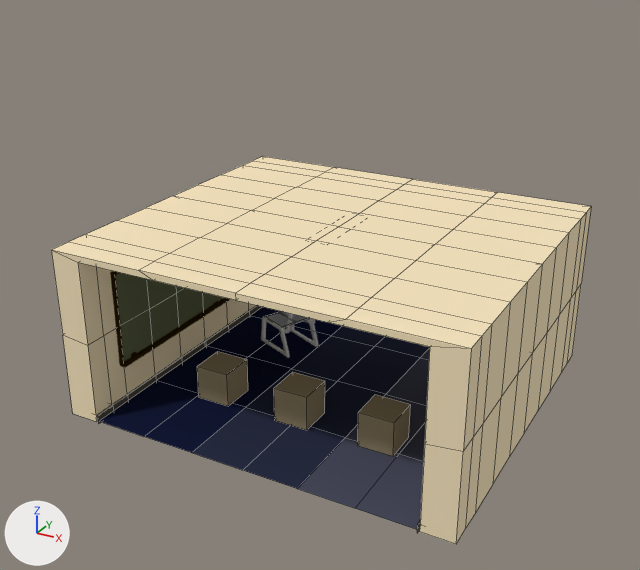
Renders of the Blender file Assets/Models/Blend/Corridor.blend from each side of a commit.
One viewpoint serves both versions: a 50 mm camera at (20.9, -40.1, 21.4) aimed at (-0.4, -1.4, 2.0). The axes (+X, +Y, +Z) are drawn at lower left. The lights are the same throughout. Mesh edges are drawn as thin lines on the coarser meshes.

Before the edit, the objects in view are built like this:
```python
me_cube_001 = bpy.data.meshes.new('Cube.001')
me_cube_001.from_pydata(...)  # 91 vertices, 63 faces, 1 loose edge; spans x 0.0..1.56, y 0.0..2.0, z -0.95..1.0
me_cube_001.materials.append(mat_palletetest)  # picture img_pallete_test_png_001
me_cube_004 = bpy.data.meshes.new('Cube.004')
me_cube_004.from_pydata(...)  # 35 vertices, 24 faces; spans x -0.77..0.77, y -0.95..1.01, z -2.53
me_cube_004.materials.append(mat_palletetest)  # picture img_pallete_test_png_001
me_cube_017 = bpy.data.meshes.new('Cube.017')
me_cube_017.from_pydata(...)  # 172 vertices, 168 faces; spans x -16.9..3.3, y -8.2..8.2, z -3.1..3.2
me_cube_017.materials.append(mat_palletetest)  # picture img_pallete_test_png_001
ob_board = bpy.data.objects.new('Board', me_cube_017)
ob_board.location = (-9.44, -0.53, 0.46)
ob_board.scale = (-0.0247, 0.883, 0.883)
ob_ground = bpy.data.objects.new('Ground', me_cube_004)
ob_ground.location = (0.0, -0.32, -5.24)
ob_ground.scale = (12.0, 10.2, -0.266)
ob_walls = bpy.data.objects.new('Walls', me_cube_001)
ob_walls.location = (0.0, 0.0, 0.0)
ob_walls.scale = (7.15, 5.0, 5.0)
_m = ob_walls.modifiers.new('Mirror', 'MIRROR')
_m.use_axis = (True, True, False)
_m = ob_walls.modifiers.new('Boolean', 'BOOLEAN')
_m.object = ob_hole
_m.solver = 'FLOAT'
# also in view: 'Player1' at (-5.0, -4.4, -3.6); 'SeatFrame' at (-4.9, 2.8, -3.7); 'Player' at (0.0, -4.4, -3.6); 'Player2' at (5.0, -4.4, -3.6)
```
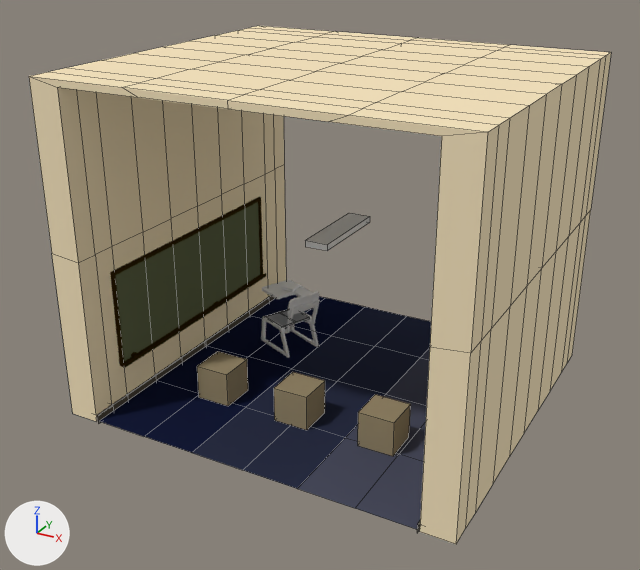
Commit message: Taller wall + New bending

The change, as a diff of the scene's bpy script:
```diff
--- a/Assets/Models/Blend/Corridor.blend.py
+++ b/Assets/Models/Blend/Corridor.blend.py
@@ me_cube_001 @@
 me_cube_001.from_pydata(...)  # 91 vertices, 63 faces, 1 loose edge; spans x 0.0..1.56, y 0.0..2.0, z -0.95..1.0
 # used by ob_walls; location = (0.0, 0.0, 0.0); scale = (7.15, 5.0, 5.0)
+# me_cube_001 part 1: all 12 vertices in x 1.32..1.56, y 0.0..2.0, z 0.0..0.04 are moved by (0.0, 0.0, 0.92)
+# me_cube_001 part 2: all 36 vertices in x 0.0..1.56, y 0.0..2.0, z 0.93..1.0 are moved by (0.0, 0.0, 1.73)
 me_cube_001.materials.append(mat_palletetest)
```

Location of each change, (x1, y1, x2, y2) in pixels of the pictures (640 x 570 px; the box of a moved part takes in the faces that stretch with it):
'Walls', reshaped (8% wider, 33% taller): before (51, 156, 591, 544); after (29, 26, 611, 544)
part 1 of me_cube_001, moved or reshaped: before (52, 207, 591, 544); after (29, 53, 611, 544)
part 2 of me_cube_001, moved or reshaped: before (51, 156, 591, 349); after (30, 26, 611, 136)
